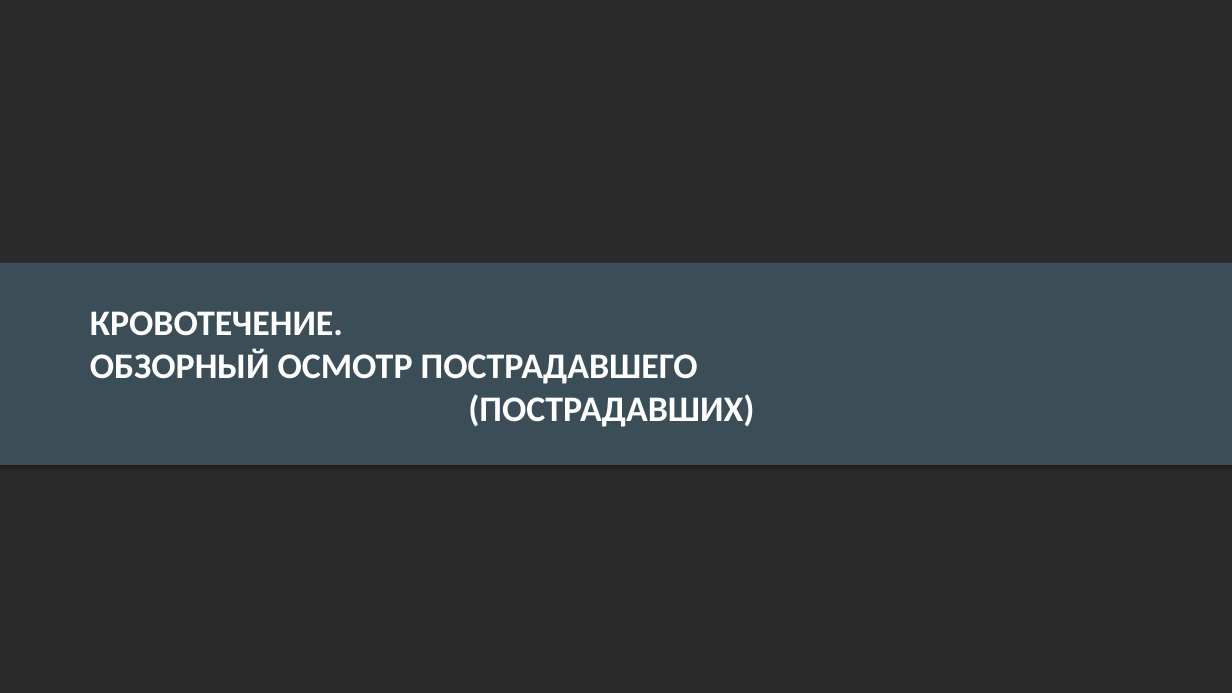
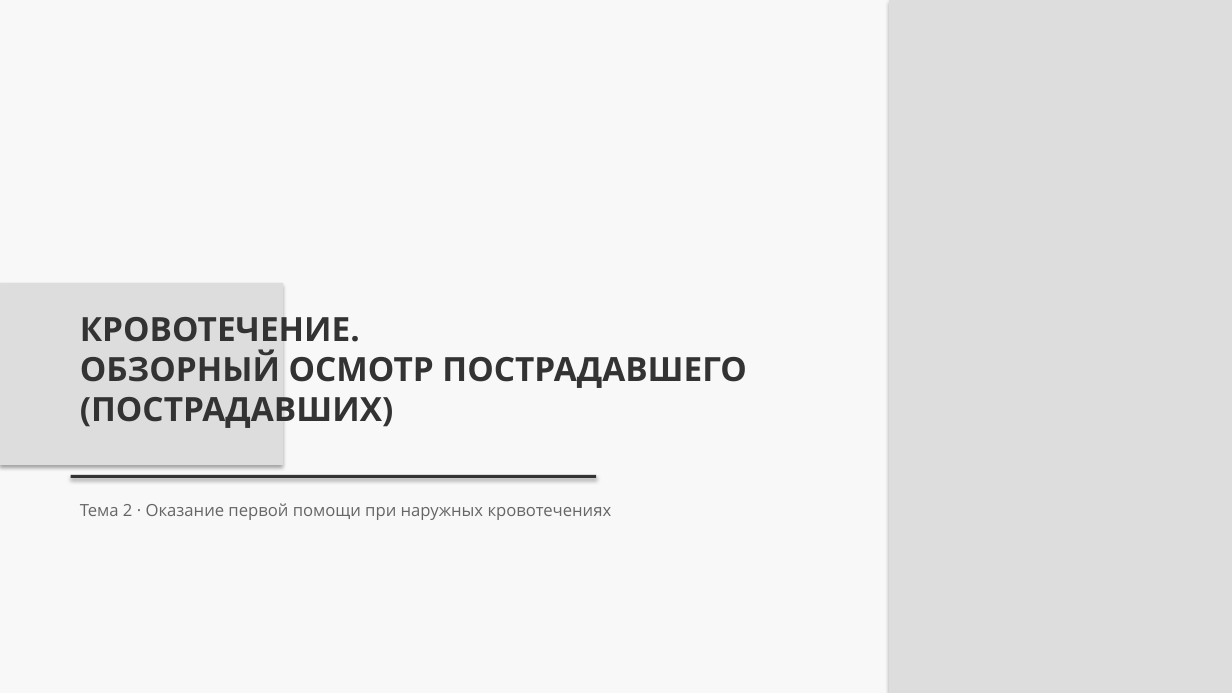
Before and after one commit to lysakalenushka-hash/-, a slide deck: slide 1 of presentations/out/Кровотечение_Обзорный_осмотр_пострадавшего.pptx. Drawn at 1232x693 pixels with LibreOffice and Linux fonts; fonts in the diff are those of the drawing; background and template pictures are left out; a plain dark background stands for a picture behind light text. Boxes give left, top, right and bottom in pixels: in the first picture for what was removed or moved away, otherwise in the second. Text is boxed around its words. In the diff, an @@ line names an element or a change of style, - is before the commit and + after.

```diff
--- a/presentations/out/Кровотечение_Обзорный_осмотр_пострадавшего.pptx
+++ b/presentations/out/Кровотечение_Обзорный_осмотр_пострадавшего.pptx
@@ background picture (left out) to #FFFFFF @@
@@ rectangle: place and size @@
-rectangle at box(0, 262, 1232, 465)
+rectangle at box(0, 0, 1232, 693)
@@ rectangle at box(0, 0, 1232, 693): fill #415762 at 85% opacity to #F8F8F8 @@
@@ rectangle added at box(889, 0, 1232, 693), fill #DDDDDD @@
@@ rectangle added at box(0, 283, 283, 465), fill #DDDDDD @@
@@ text "КРОВОТЕЧЕНИЕ. ОБЗОРНЫЙ ОСМОТР ПОСТРАДАВШЕГО (ПОСТРАДАВШИХ)": place and size @@
-text "КРОВОТЕЧЕНИЕ. ОБЗОРНЫЙ ОСМОТР ПОСТРАДАВШЕГО (ПОСТРАДАВШИХ)" at box(90, 311, 754, 427)
+text "КРОВОТЕЧЕНИЕ. ОБЗОРНЫЙ ОСМОТР ПОСТРАДАВШЕГО (ПОСТРАДАВШИХ)" at box(80, 317, 747, 428)
@@ text "КРОВОТЕЧЕНИЕ. ОБЗОРНЫЙ ОСМОТР ПОСТРАДАВШЕГО (ПОСТРАДАВШИХ)" at box(80, 317, 747, 428): size 28 to 26 pt, font Calibri to Open Sans, text colour #FFFFFF to #333333; alignment centre to left; vertical alignment middle to top @@
@@ rectangle added at box(71, 475, 597, 478), fill #333333 @@
@@ text added at box(80, 503, 612, 520), 13 pt, text #666666 @@
+Тема 2 · Оказание первой помощи при наружных кровотечениях
```
Also in this commit, not shown: 6 other slides changed, 3 slides added, 5 slides removed, 9 other files.
